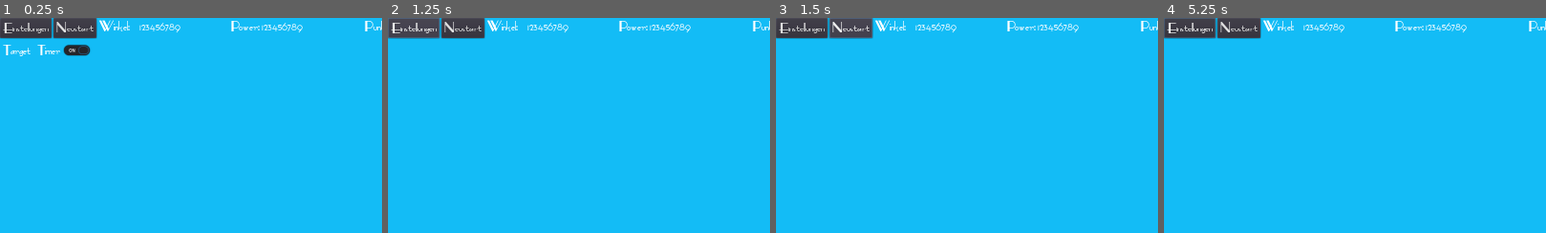
Above: before the commit, frames 1-4 (left to right).
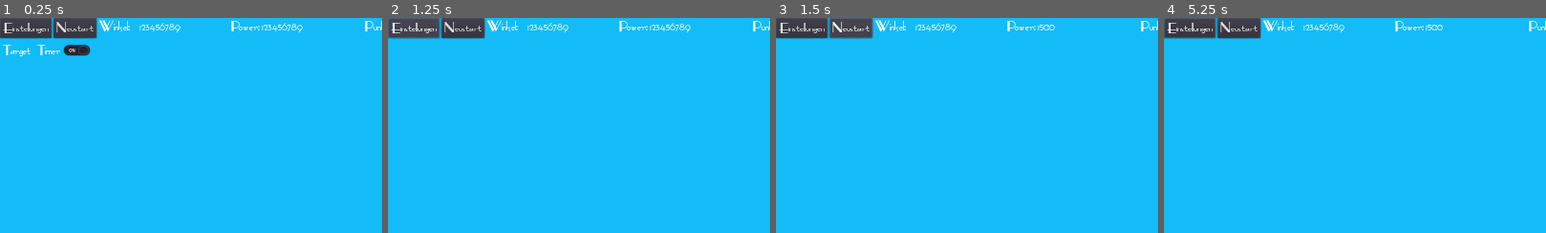
Above: after the commit, the same moments.

Repository: Coding-4Fun/Just4Fun_Mini_Shootergame
Game: Godot game, scene res://MainGame.tscn
Two runs of this game, one before a commit and one after it. Both use one fixed random seed, a clock stepped at 60 frames per second and the inputs below.
Inputs (mouse positions are % of the whole screen's width and height, from its top left):
- Up to frame 1 (0.25 s): no input
- Up to frame 2 (1.25 s): click "Einstellungen" at 0.5 s
- Up to frame 3 (1.5 s): click "Neustart" at 1.25 s
- Up to frame 4 (5.25 s): tap Enter at 2, 3.5, 5 s; move the mouse to (72, 45) at 2.02 s; hold Right (ui_right) 2.03-2.78 s; tap Mouse wheel down (cannon_power_minus) at 2.1, 4.35 s; tap Space (cannon_shoot) at 2.75, 3.6, 4.25 s; move the mouse to (30, 55) at 2.77 s; hold Down (ui_down) 2.78-3.53 s; tap Mouse wheel up (cannon_power_plus) at 2.85, 5.1 s; move the mouse to (60, 28) at 3.52 s; hold Right (ui_right) 3.53-4.28 s; move the mouse to (45, 70) at 4.27 s; hold Up (ui_up) 4.28-5.03 s; move the mouse to (80, 65) at 5.02 s; hold Left (ui_left) from 5.03 s (still down)
The pictures show only the part of the screen within x 0-50%, y 0-50%; the shares and areas given below are measured in that part.

Frames 1-2 are identical in both runs. In frame 3, 0.2% of the frame differs, in the area x 69-80%, y 2-7%; in frame 4, 0.2%.
Error before the commit: Invalid call. Nonexistent function 'generate_world' in base 'Node2D (Chunk.gd)'. (res://MainGame.gd:105)
Error after the commit: Invalid get index '97' (on base: 'PoolVector2Array'). (res://MainGame.gd:78)

Commit message:
chg: func add_cannon_left mit Position erweitert ===: Bei Reset muss nur die X Position angepasst werden.

Diff:
--- a/MainGame.gd
+++ b/MainGame.gd
@@ -49,12 +49,15 @@
 #	$Chunk.generate_world_block_base()
 
 
-func add_cannon_left():
+func add_cannon_left(pos:Vector2 = Vector2.INF):
 #	cannonLeft.position = TerrainLine.points[0]
 #	cannonLeft.position.x = TerrainLine.castlewidth / 2
-	cannonLeft.position = Chunk.points[round(Chunk.mod / 2)]
-	cannonLeft.position.x = Chunk.castlewidth / 2
-	PlayerLeft.add_child(cannonLeft)
+	if pos == Vector2.INF:
+		cannonLeft.position = Chunk.points[round(Chunk.mod / 2)]
+		cannonLeft.position.x = Chunk.castlewidth / 2
+		PlayerLeft.add_child(cannonLeft)
+	else:
+		cannonLeft.position.x = pos
 
 
 func add_DummyTarget():
@@ -102,7 +105,7 @@
 #	ToDo:
 #	Vor dem generieren bei Reset
 #	Erst die alten Blocks entfernen
-	Chunk.generate_world()
+#	Chunk.generate_world()
 #	TerrainLine.init_line()
 	get_tree().call_group("Dummy", "queue_free")
 	get_tree().call_group("Shoots", "queue_free")
@@ -111,8 +114,10 @@
 	add_DummyTarget()
 #	cannonLeft.position = TerrainLine.points[0]
 #	cannonLeft.position.x = TerrainLine.castlewidth / 2
-	cannonLeft.position = Chunk.points[0]
-	cannonLeft.position.x = Chunk.castlewidth / 2
+	var pos:Vector2 = Chunk.points[0]
+	pos.x = Chunk.castlewidth / 2
+
+	add_cannon_left(pos)
 
 
 func _on_Bullet_exploded(pos):
